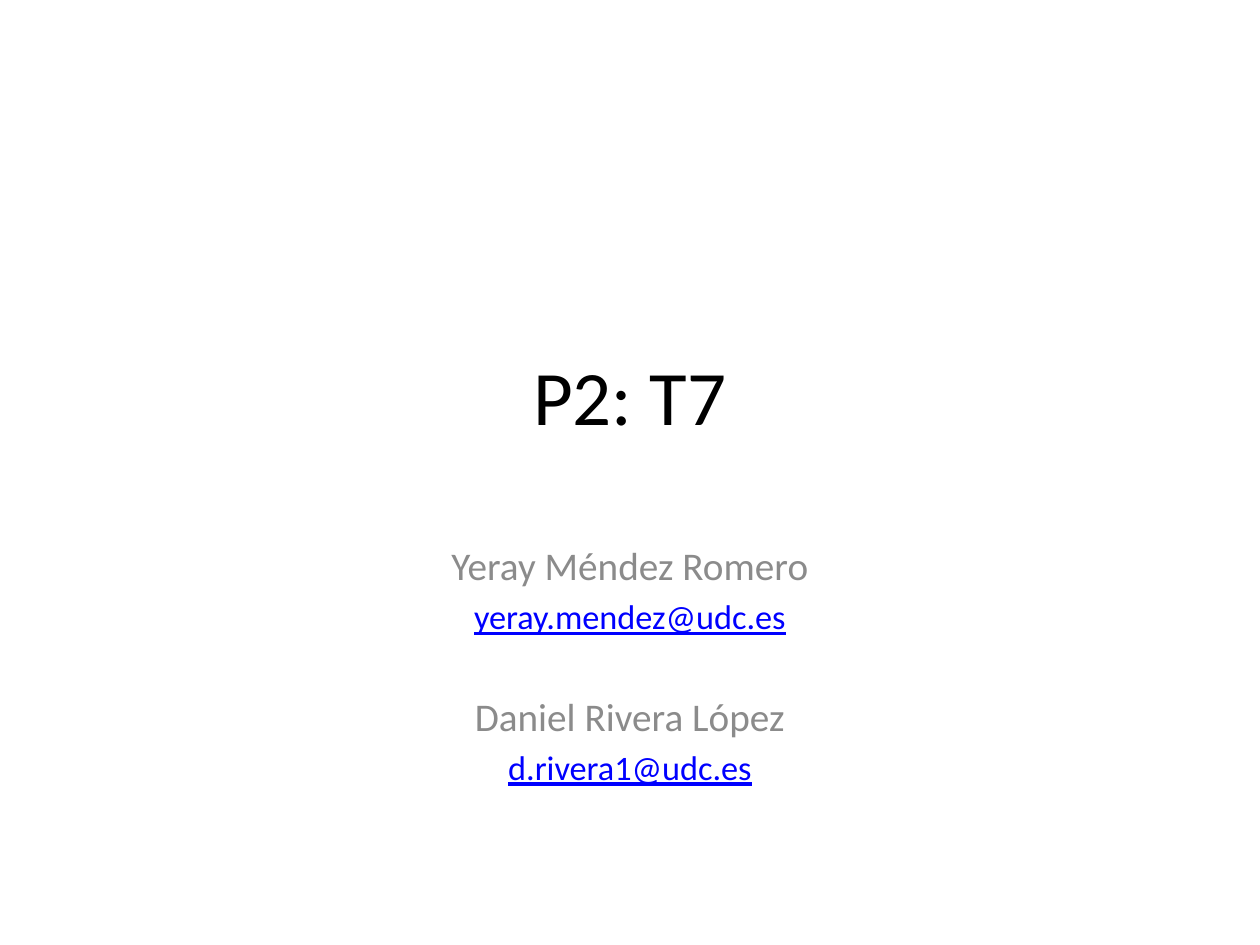
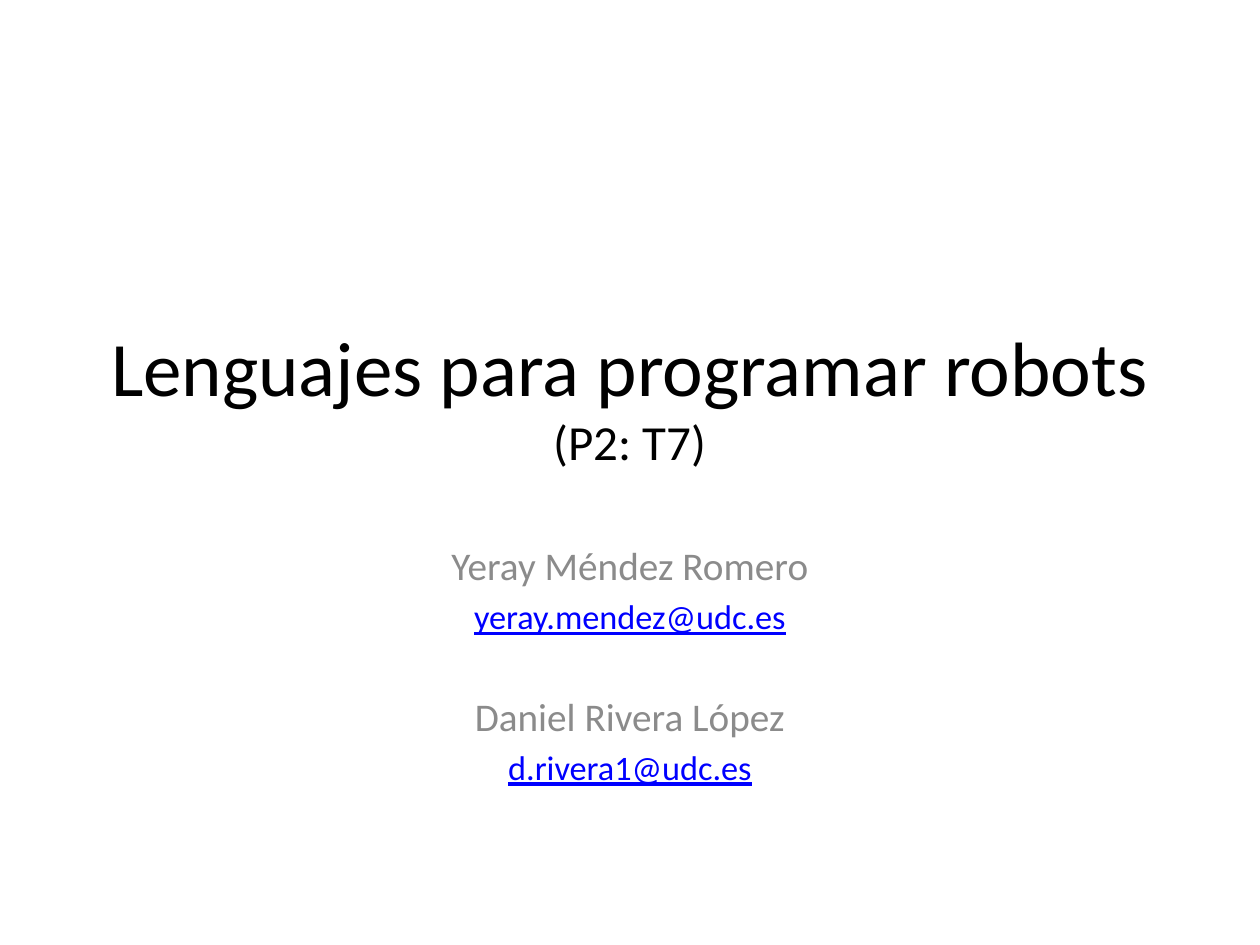
Before and after one commit to yerimattilatvala/DLP, a slide deck: slide 1 of P2/Presentacion.pptx. Drawn at 1260x945 pixels with LibreOffice and Linux fonts; fonts in the diff are those of the drawing. Boxes give left, top, right and bottom in pixels: in the first picture for what was removed or moved away, otherwise in the second. Text is boxed around its words. In the diff, an @@ line names an element or a change of style, - is before the commit and + after.

```diff
--- a/P2/Presentacion.pptx
+++ b/P2/Presentacion.pptx
@@ title at (x1=111, y1=342, x2=1147, y2=467): text changed @@
-P2: T7
+Lenguajes para programar robots
+(P2: T7)
```
Also in this commit, not shown: 7 other slides changed, 3 other files.
